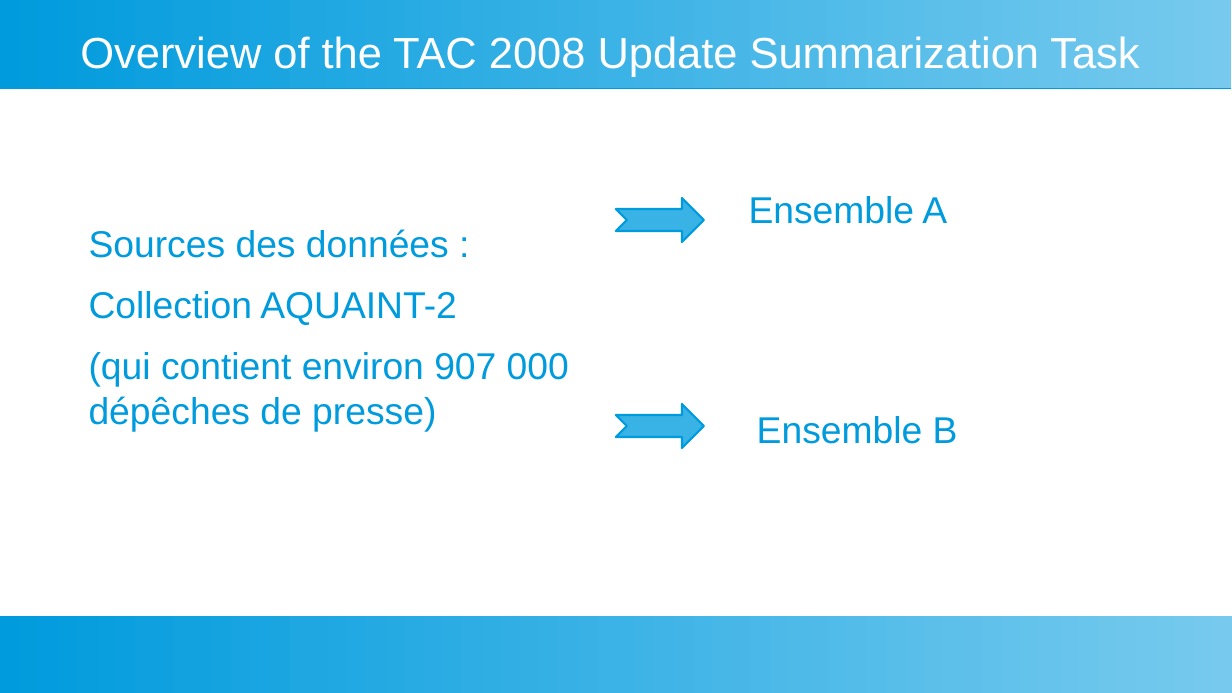
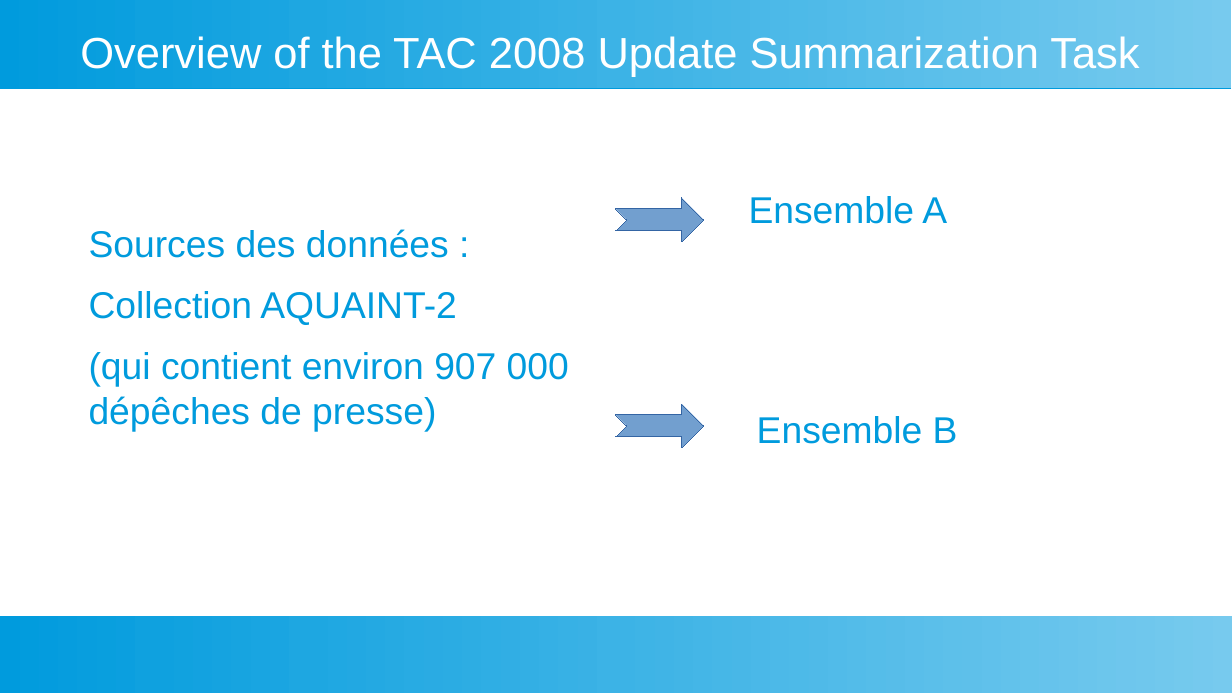
Before and after one commit to fannybachey/stage_2024, a slide deck: slide 3 of presentation/presentation_2.odp. Drawn at 1232x693 pixels with LibreOffice and Linux fonts; fonts in the diff are those of the drawing. Boxes give left, top, right and bottom in pixels: in the first picture for what was removed or moved away, otherwise in the second. Text is boxed around its words. In the diff, an @@ line names an element or a change of style, - is before the commit and + after.

```diff
--- a/presentation/presentation_2.odp
+++ b/presentation/presentation_2.odp
@@ freeform shape at bbox=[616, 198, 704, 241]: fill #39B2E5 to #729FCF; outline #009BDD 1.42 pt to #3465A4 0 pt @@
@@ freeform shape at bbox=[616, 405, 704, 448]: fill #39B2E5 to #729FCF; outline #009BDD 1.42 pt to #3465A4 0 pt @@
```
Also in this commit, not shown: 3 other slides changed, 1 slide added, 8 other files.
